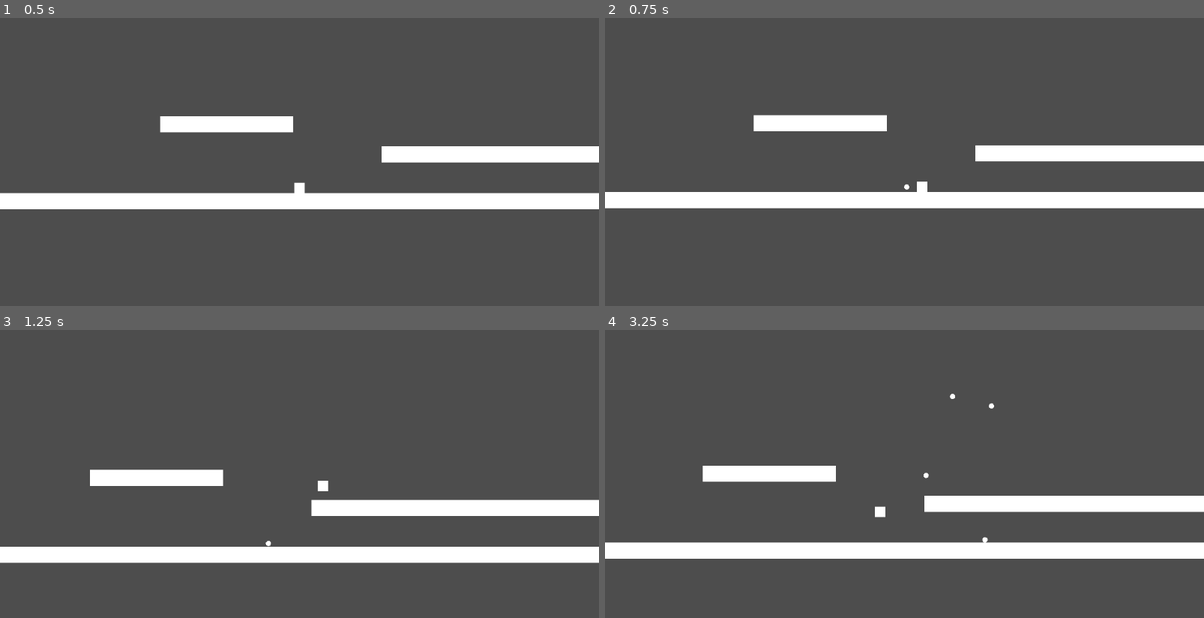
Above: before the commit, frames 1-4 (two rows, left to right).
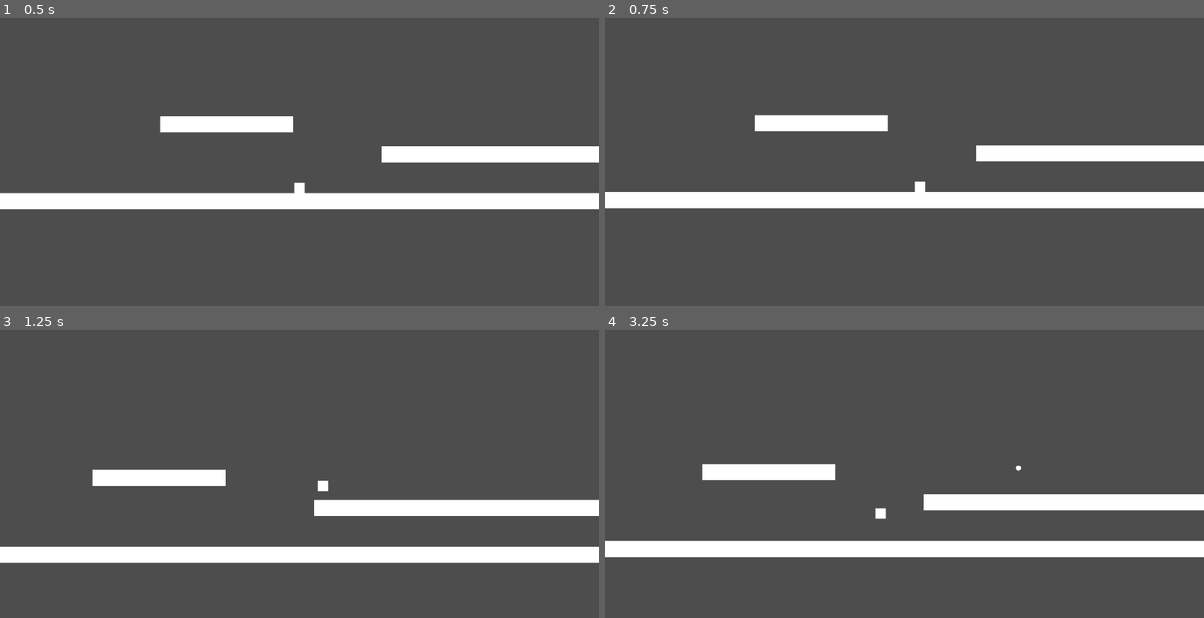
Above: after the commit, the same moments.

Repository: vesper-arch/pirate-jam
Game: Godot game, scene res://scenes/base.tscn
Two runs of this game, one before a commit and one after it. Both use one fixed random seed, a clock stepped at 60 frames per second and the inputs below.
Inputs (mouse positions are in pixels of both pictures, inside the frame that each line leads up to):
- Up to frame 1 (0.5 s): no input
- Up to frame 2 (0.75 s): move the mouse to (874, 254) at 0.52 s; hold D (right) from 0.53 s (still down); click (874, 254) at 0.67 s
- Up to frame 3 (1.25 s): keep holding D (right); tap Space (jump) at 0.77 s
- Up to frame 4 (3.25 s): move the mouse to (1084, 548) at 1.27 s; click (1084, 548) at 1.42 s; tap Space (jump) at 1.52, 3.02 s; move the mouse to (724, 448) at 2.02 s; release D (right) at 2.03 s; hold A (left) from 2.03 s (still down); click (724, 448) at 2.17 s; move the mouse to (934, 497) at 2.77 s; click (934, 497) at 2.92 s

Frame 1 is identical in both runs. In frame 2, less than 0.1% of the frame differs, in the area x 24-62%, y 33-61%; in frame 3, 0.1%; in frame 4, 2.3%, in the area x 0-100%, y 22-80%.

Commit message:
Rewritten the firing and projectile scripts
Rewritten the fire function under player instance, as well as the projectile script to now make it work correctly.
Changed projectile node type to Area2D.

Diff:
--- a/project.godot
+++ b/project.godot
@@ -43,7 +43,7 @@
 , Object(InputEventKey,"resource_local_to_scene":false,"resource_name":"","device":-1,"window_id":0,"alt_pressed":false …(183 unchanged characters)…
 ]
 }
-confirm={
+fire={
 "deadzone": 0.2,
 "events": [Object(InputEventMouseButton,"resource_local_to_scene":false,"resource_name":"","device":-1,"window_id":0,"a …(257 unchanged characters)…
 ]
--- a/scenes/platform.tscn
+++ b/scenes/platform.tscn
@@ -4,14 +4,14 @@
 
 [sub_resource type="RectangleShape2D" id="RectangleShape2D_ba0x2"]
 
-[node name="Platform" type="Node2D"]
+[node name="Platform" type="StaticBody2D"]
+collision_layer = 3
+collision_mask = 3
 
-[node name="StaticBody2D" type="StaticBody2D" parent="."]
-
-[node name="MeshInstance2D" type="MeshInstance2D" parent="StaticBody2D"]
+[node name="MeshInstance2D" type="MeshInstance2D" parent="."]
 scale = Vector2(1600, 31.235)
 mesh = SubResource("QuadMesh_v4t87")
 
-[node name="CollisionShape2D" type="CollisionShape2D" parent="StaticBody2D"]
+[node name="CollisionShape2D" type="CollisionShape2D" parent="."]
 scale = Vector2(79.265, 1.555)
 shape = SubResource("RectangleShape2D_ba0x2")
--- a/scenes/player.tscn
+++ b/scenes/player.tscn
@@ -15,3 +15,5 @@
 
 [node name="MeshInstance2D" type="MeshInstance2D" parent="."]
 mesh = SubResource("QuadMesh_qhqgy")
+
+[connection signal="shoot" from="." to="." method="_on_shoot"]
--- a/scenes/projectile.tscn
+++ b/scenes/projectile.tscn
@@ -7,7 +7,9 @@
 [sub_resource type="CircleShape2D" id="CircleShape2D_softn"]
 radius = 5.0
 
-[node name="Projectile" type="CharacterBody2D"]
+[node name="Projectile" type="Area2D"]
+collision_layer = 2
+collision_mask = 2
 script = ExtResource("1_c8fcr")
 
 [node name="MeshInstance2D" type="MeshInstance2D" parent="."]
@@ -16,3 +18,5 @@
 
 [node name="CollisionShape2D" type="CollisionShape2D" parent="."]
 shape = SubResource("CircleShape2D_softn")
+
+[connection signal="body_entered" from="." to="." method="_on_body_entered"]
--- a/scripts/player_controller.gd
+++ b/scripts/player_controller.gd
@@ -3,8 +3,9 @@
 @export var SPEED = 250.0
 @export var JUMP_VELOCITY = -450.0
 
-@onready var root_node = get_tree().get_root().get_node("Root")
-@onready var projectile = load("res://scenes/projectile.tscn")
+signal shoot(bullet, direction, location)
+
+@onready var Projectile = preload("res://scenes/projectile.tscn")
 
 func _physics_process(delta: float) -> void:
 	if not is_on_floor():
@@ -25,12 +26,11 @@
 func _input(event: InputEvent) -> void:
 	if event is InputEventMouseButton:
 		if event.button_index == MOUSE_BUTTON_LEFT and event.pressed:
-			shoot(get_global_mouse_position() + global_position)
+			shoot.emit(Projectile, rotation, position)
 
-func shoot(mouse_pos: Vector2):
-	var instance = projectile.instantiate()
-	var target_rotation = mouse_pos.angle()
-	instance.direction = target_rotation
-	instance.spawn_position = global_position
-	instance.spawn_rotation = target_rotation
-	root_node.add_child.call_deferred(instance)
+func _on_shoot(bullet: Variant, direction: Variant, location: Variant) -> void:
+	var spawned_projectile = Projectile.instantiate()
+	owner.add_child(spawned_projectile)
+	spawned_projectile.rotation = direction
+	spawned_projectile.position = location
+	spawned_projectile.velocity = spawned_projectile.velocity.rotated(get_global_mouse_position().angle())
--- a/scripts/projectile.gd
+++ b/scripts/projectile.gd
@@ -1,15 +1,10 @@
-extends CharacterBody2D
+extends Area2D
 
-@export var SPEED = 100
+@export var speed = 600
+var velocity = Vector2.RIGHT
 
-var direction: float
-var spawn_position: Vector2
-var spawn_rotation: float
+func _physics_process(delta):
+	position += speed * velocity * delta
 
-func _ready() -> void:
-	global_position = spawn_position
-	global_rotation = spawn_rotation
-
-func _physics_process(delta: float) -> void:
-	velocity = Vector2(0, -SPEED).rotated(direction)
-	move_and_slide()
+func _on_body_entered(body: Node2D) -> void:
+	queue_free()
Not shown, added: scenes/base.tscn2744782113.tmp
Not shown, added: scenes/base.tscn2751827991.tmp
Not shown, added: scenes/base.tscn602427166.tmp
